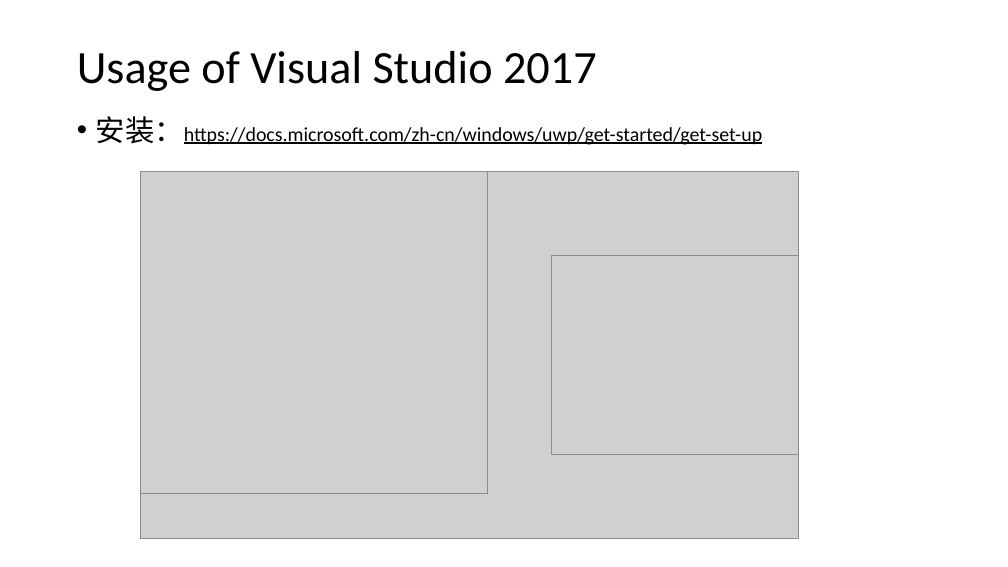
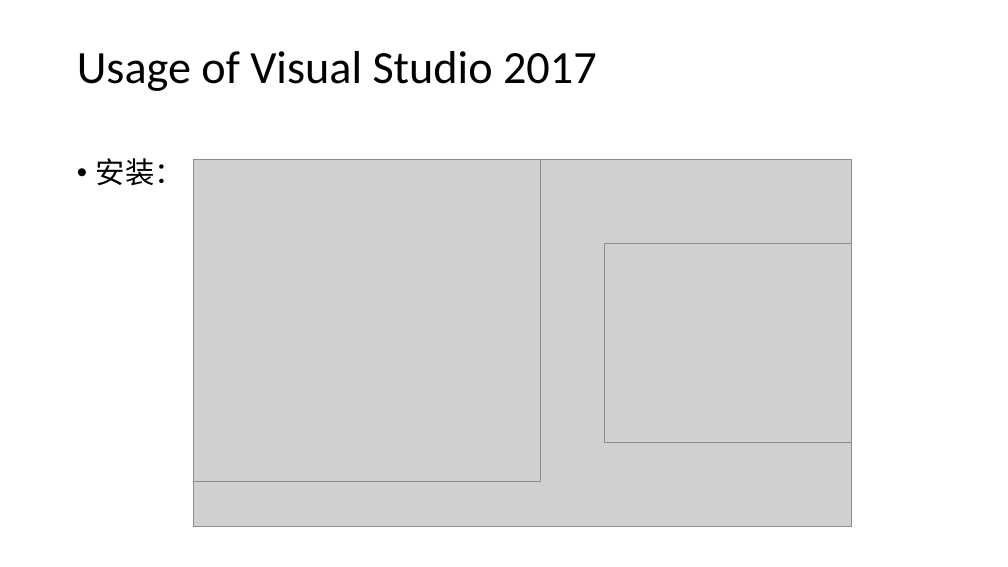
Before and after one commit to gfzheng/MOSAD, a slide deck: slide 2 of Labs/week1.pptx. Drawn at 1008x567 pixels with LibreOffice and Linux fonts; fonts in the diff are those of the drawing; grey boxes stand for pictures. Boxes give left, top, right and bottom in pixels: in the first picture for what was removed or moved away, otherwise in the second. Text is boxed around its words. In the diff, an @@ line names an element or a change of style, - is before the commit and + after.

Commit message:
change superlink in PPT

```diff
--- a/Labs/week1.pptx
+++ b/Labs/week1.pptx
@@ text at <box>96,158,184,186</box>: text changed; size 19 to 28 pt @@
-• 安装：https://docs.microsoft.com/zh-cn/windows/uwp/get-started/get-set-up
+• 安装：
@@ 3 pictures: place and size @@
-3 pictures at <box>141,171,799,538</box>
+3 pictures at <box>194,160,851,527</box>
```
